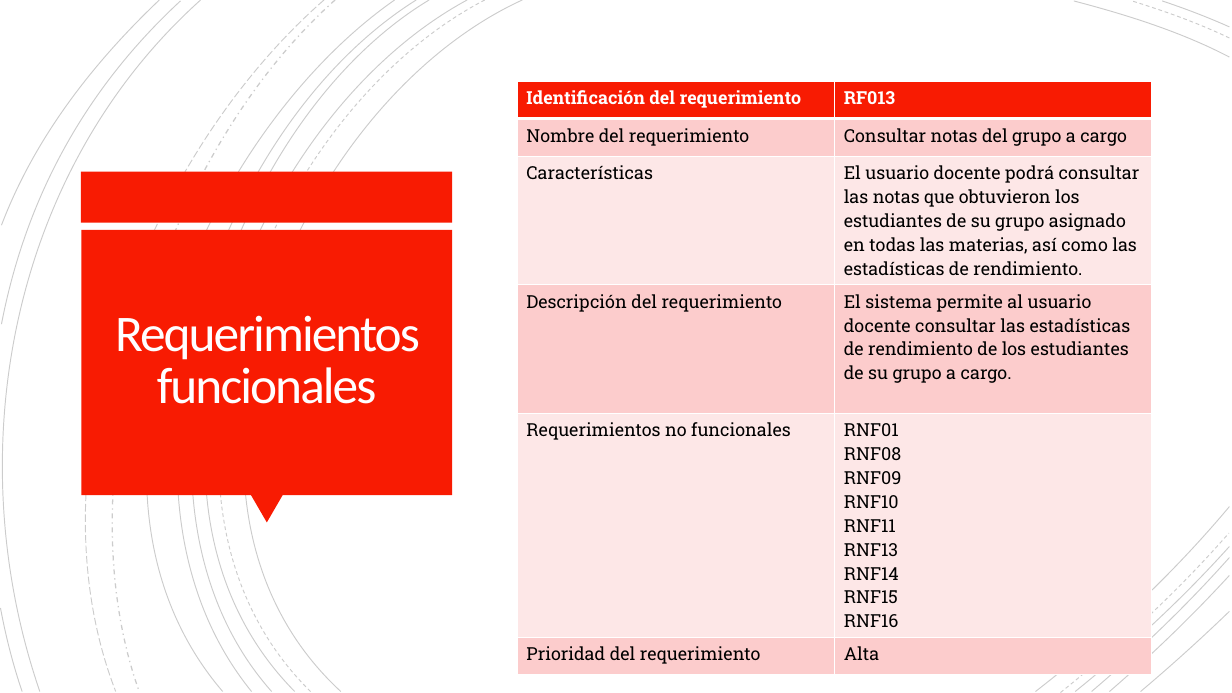
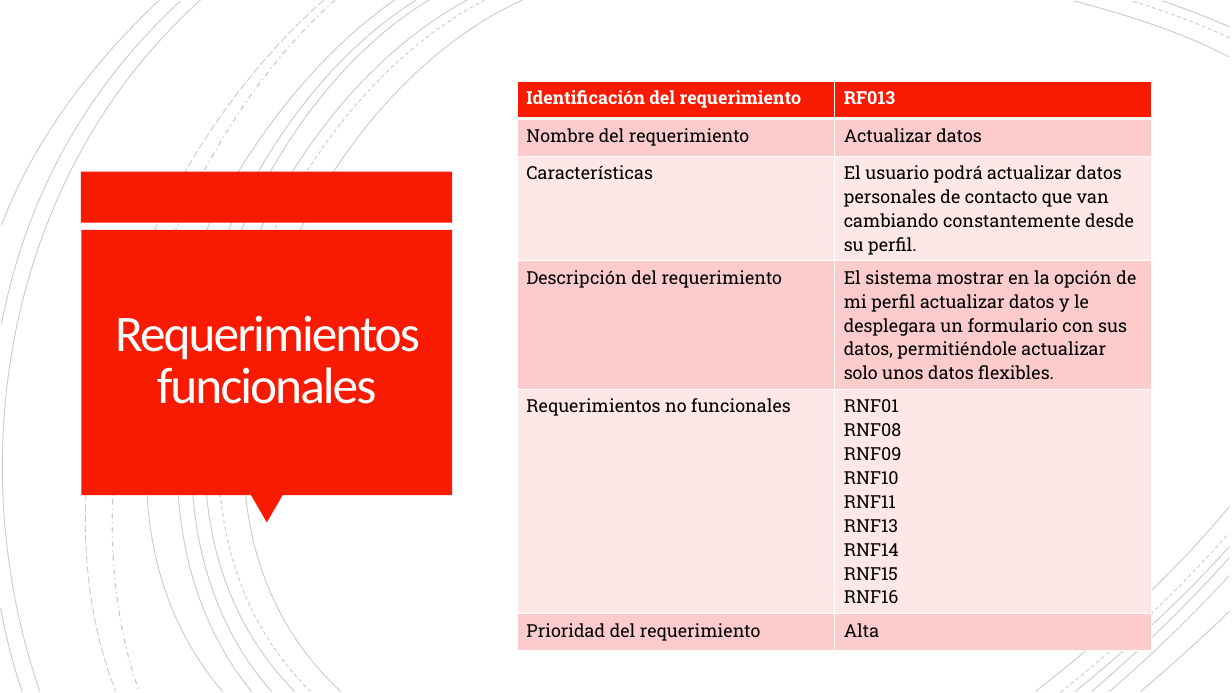
Before and after one commit to Dillan444/PROYECTO_SENA, a slide deck: slide 46 of PLANTEAMIENTO_DEL_PROBLEMA.pptx. Drawn at 1232x693 pixels with LibreOffice and Linux fonts; fonts in the diff are those of the drawing. Boxes give left, top, right and bottom in pixels: in the first picture for what was removed or moved away, otherwise in the second. Text is boxed around its words. In the diff, an @@ line names an element or a change of style, - is before the commit and + after.

Commit message:
Doc: Presentación.v17
Se han retirado dos requerimientos funcionales redundantes que son el 12 y 13. Se crearon otro necesarios en esas mismas posiciones.

```diff
--- a/PLANTEAMIENTO_DEL_PROBLEMA.pptx
+++ b/PLANTEAMIENTO_DEL_PROBLEMA.pptx
@@ table at (518, 81, 1152, 645) @@
-row 2, column 2: Consultar notas del grupo a cargo
+row 2, column 2: Actualizar datos
-row 3, column 2: El usuario docente podrá consultar las notas que obtuvieron los estudiantes de su grupo asignado en todas las materias, así como las estadísticas de rendimiento.
+row 3, column 2: El usuario podrá actualizar datos personales de contacto que van cambiando constantemente desde su perfil.
-row 4, column 2: El sistema permite al usuario docente consultar las estadísticas de rendimiento de los estudiantes de su grupo a cargo.
+row 4, column 2: El sistema mostrar en la opción de mi perfil actualizar datos y le desplegara un formulario con sus datos, permitiéndole actualizar solo unos datos flexibles.
```
Also in this commit, not shown: 1 other slide changed.
